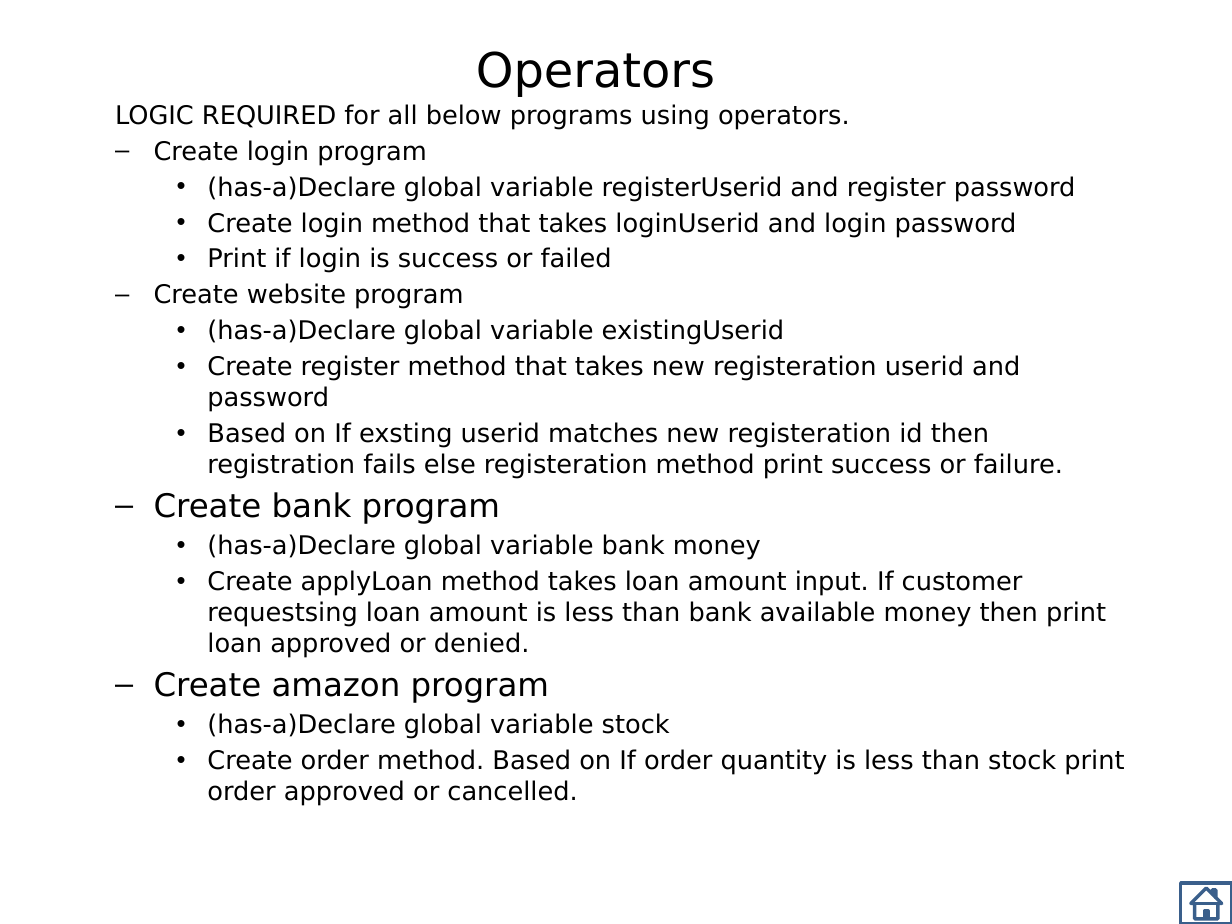
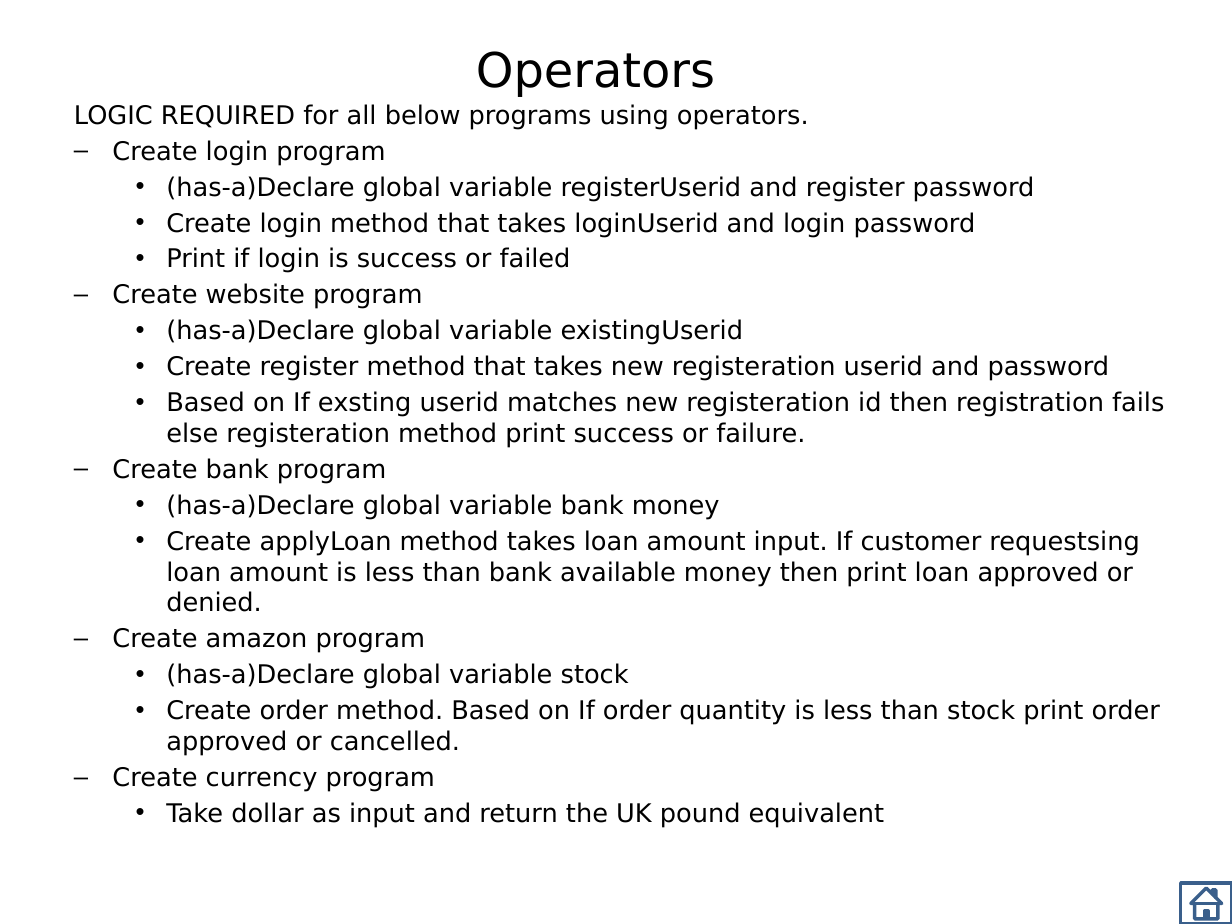
Before and after one commit to thinkcodegravity/dec24java, a slide deck: slide 8 of Assignments.pptx. Drawn at 1232x924 pixels with LibreOffice and Linux fonts; fonts in the diff are those of the drawing. Boxes give left, top, right and bottom in pixels: in the first picture for what was removed or moved away, otherwise in the second. Text is boxed around its words. In the diff, an @@ line names an element or a change of style, - is before the commit and + after.

```diff
--- a/Assignments.pptx
+++ b/Assignments.pptx
@@ text "LOGIC REQUIRED for all below ...": place and size @@
-text "LOGIC REQUIRED for all below ..." at [115,104,1124,806]
+text "LOGIC REQUIRED for all below ..." at [74,104,1164,828]
@@ text at [112,458,425,653]: size 19 to 15 pt in "Create bank program", "Create amazon program" @@
@@ text at [112,767,884,828]: paragraphs added @@
+  – Create currency program
+    • Take dollar as input and return the UK pound equivalent
```
Also in this commit, not shown: 1 other slide changed, 5 other files.
